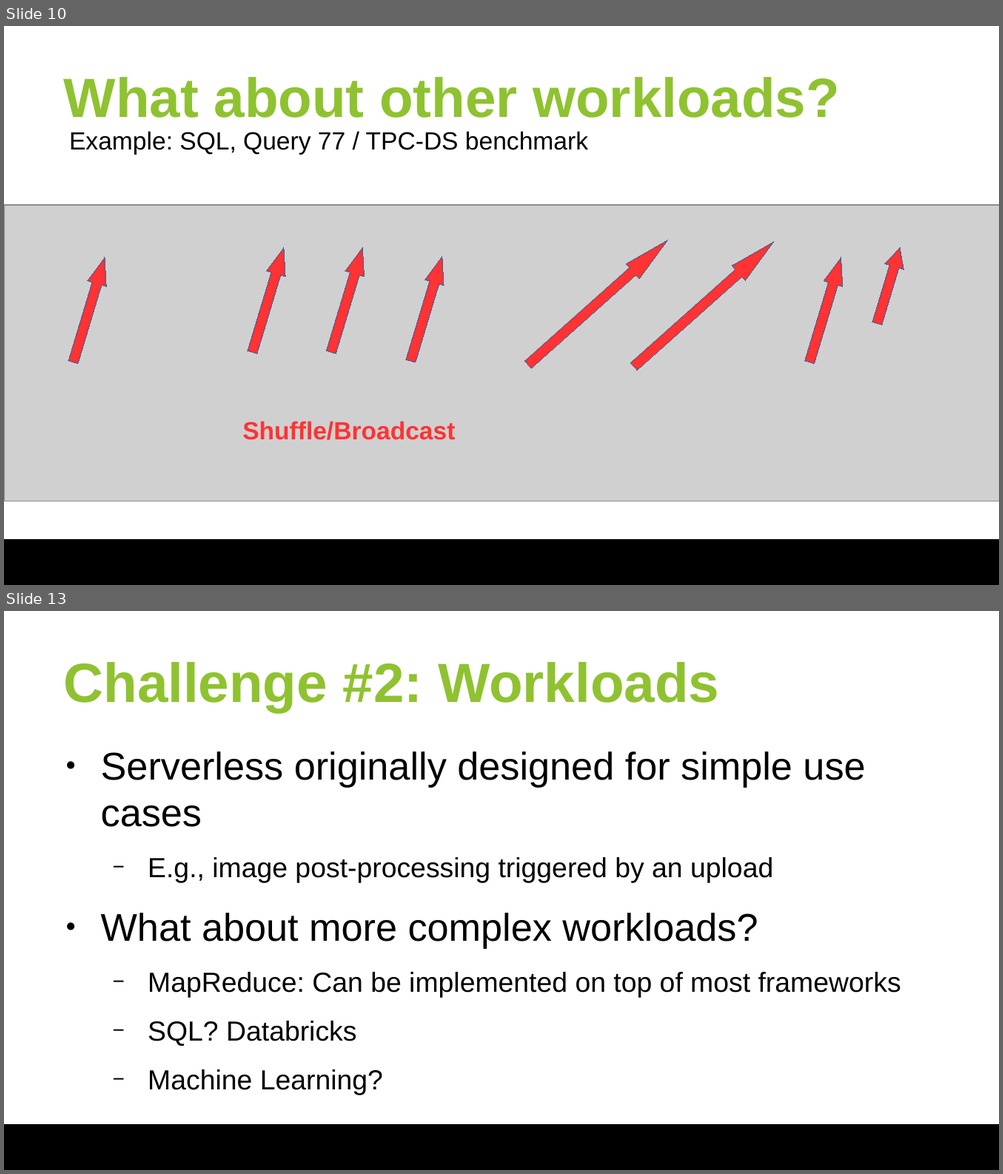
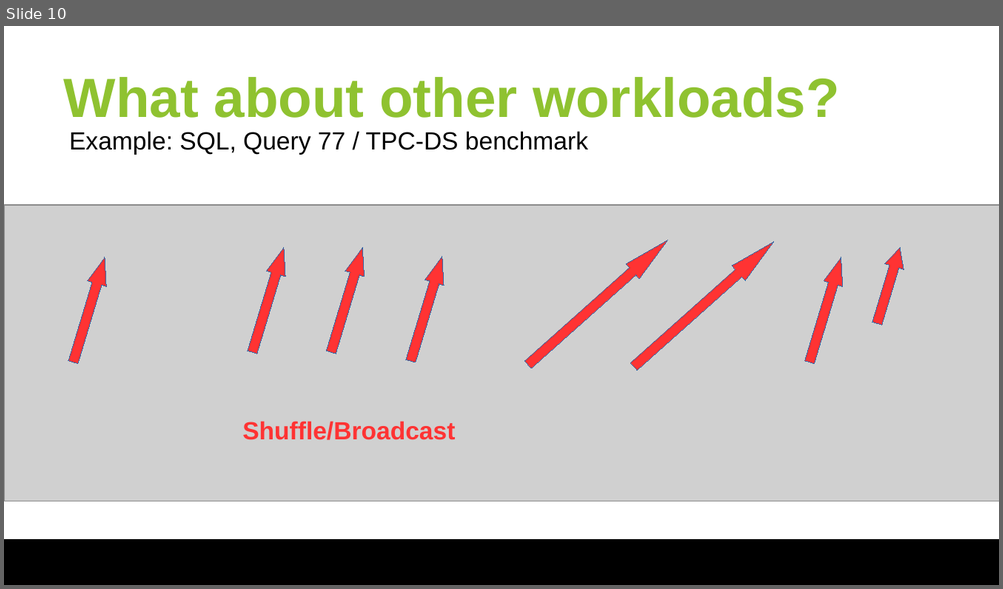
Before and after one commit to huangyibo/spark-summit-18, a slide deck: slides/spark-summit-18.odp. Shown one above the other, each under a label of ours: slides 10 and 13 before the commit, slide 10 after it; the slides between them are not shown. The pictures are 1003x1174 and 1003x589 pixels, drawn with LibreOffice and Linux fonts; fonts in the diff are those of the drawing; grey boxes stand for pictures; background and template pictures are left out. Boxes give left, top, right and bottom in pixels: in the first picture for what was removed or moved away, otherwise in the second. Text is boxed around its words. In the diff, an @@ line names an element or a change of style, - is before the commit and + after.

```diff
--- a/slides/spark-summit-18.odp
+++ b/slides/spark-summit-18.odp
@@ slide 13 removed at <box>4,611,999,1170</box>, background #FFFFFF; not listed: 1 template element that a slide beside it also shows @@
@@ title removed at <box>64,662,719,712</box> @@
-Challenge #2: Workloads
@@ text removed at <box>101,752,901,1096</box> @@
-● Serverless originally designed for simple use cases
-  − E.g., image post-processing triggered by an upload
-● What about more complex workloads?
-  − MapReduce: Can be implemented on top of most frameworks
-  − SQL? Databricks
-  − Machine Learning?
@@ text removed at <box>256,752,746,763</box> @@
-put your #assignedhashtag here by setting the footer in view-header/footer
```
Also in this commit, not shown: 3 slides changed, 3 slides added, 1 other slide removed.
